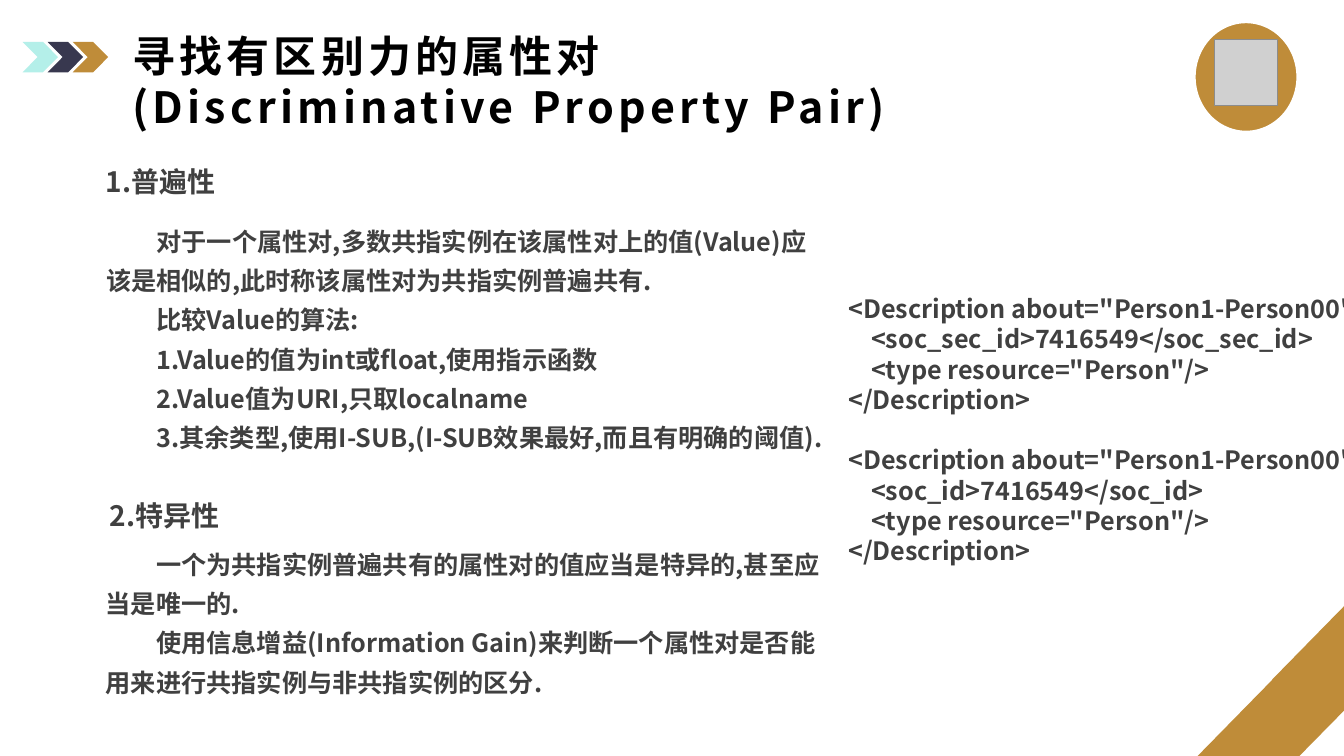
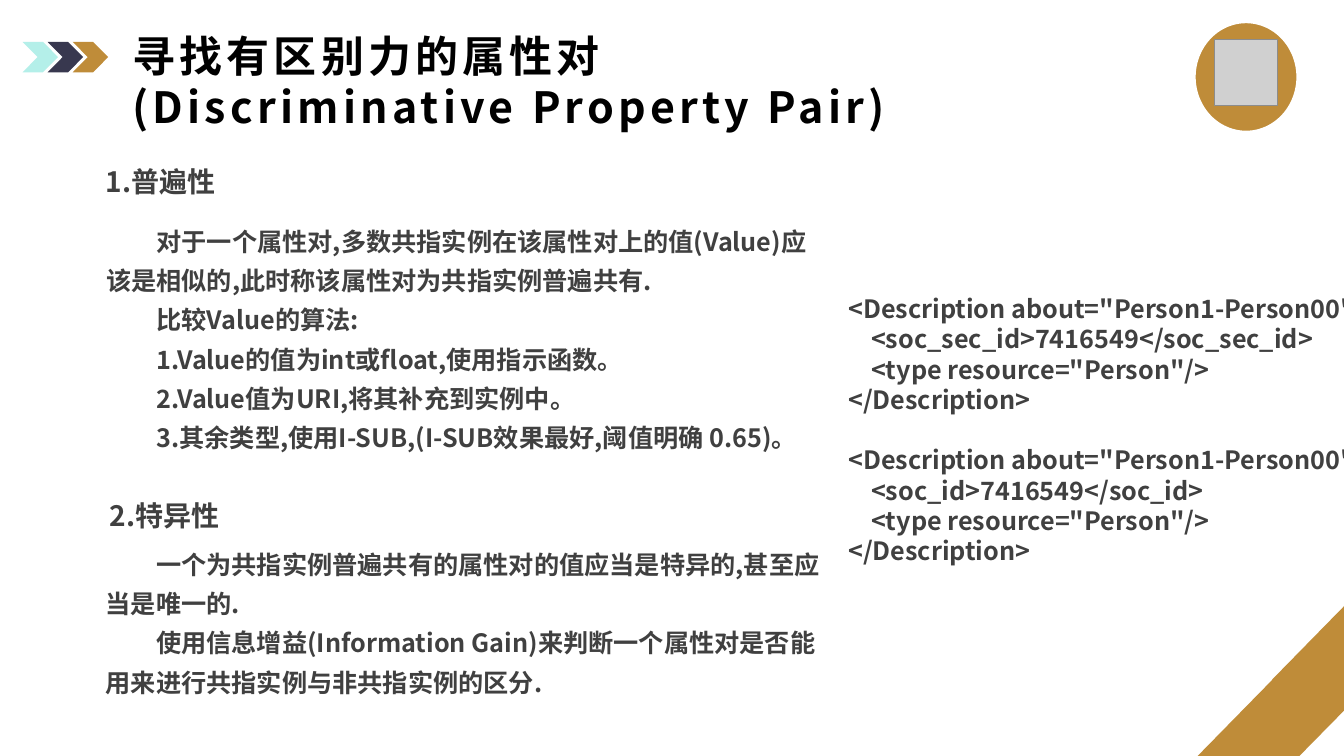
Before and after one commit to ciferlv/OAEI_IM, a slide deck: slide 13 of Luc.pptx (slide 14 before the commit). Drawn at 1344x756 pixels with LibreOffice and Linux fonts; fonts in the diff are those of the drawing; grey boxes stand for pictures; background and template pictures are left out. Boxes give left, top, right and bottom in pixels: in the first picture for what was removed or moved away, otherwise in the second. Text is boxed around its words. In the diff, an @@ line names an element or a change of style, - is before the commit and + after.

```diff
--- a/Luc.pptx
+++ b/Luc.pptx
@@ text at (156, 347, 797, 452): text changed @@
-1.Value的值为int或float,使用指示函数
-2.Value值为URI,只取localname
-3.其余类型,使用I-SUB,(I-SUB效果最好,而且有明确的阈值).
+1.Value的值为int或float,使用指示函数。
+2.Value值为URI,将其补充到实例中。
+3.其余类型,使用I-SUB,(I-SUB效果最好,阈值明确 0.65)。
```
Also in this commit, not shown: 9 other slides changed, 5 slides added, 3 slides removed, 5 other files.
